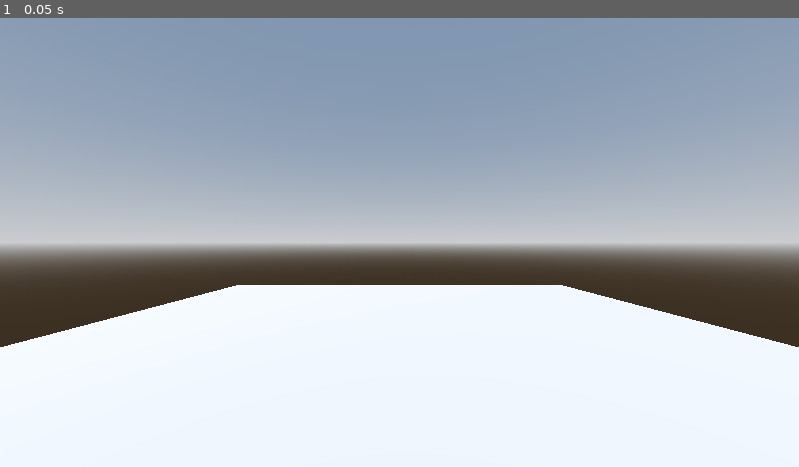
Above: before the commit, frame 1.
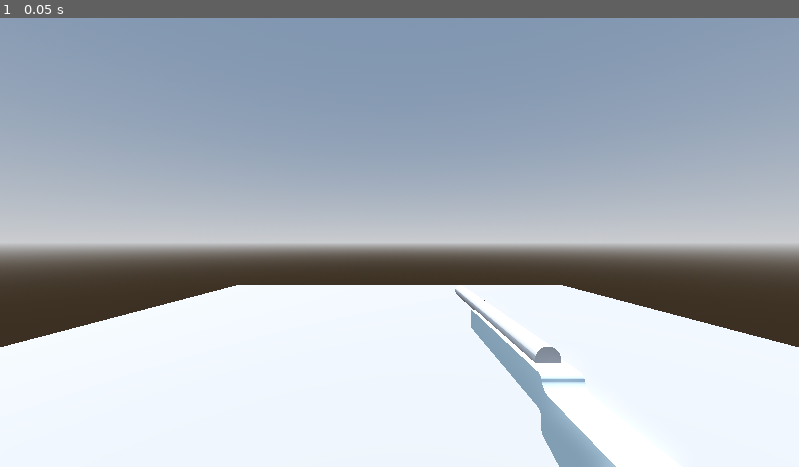
Above: after the commit, the same moment.

Repository: DataRange/game-jam-prep
Game: Godot game, scene res://Scenes/world.tscn
Same seed, same stepped clock (60 frames per second), same inputs: the game is played once before the commit and once after it.
Inputs:
- Up to frame 1 (0.05 s): no input

The runs differ from the first frame. In frame 1, 1.6% of the frame differs, in the area x 56-78%, y 60-100%.

Commit message:
added gun model

Diff:
--- a/Prefabs/player.tscn
+++ b/Prefabs/player.tscn
@@ -1,4 +1,6 @@
-[gd_scene load_steps=2 format=3 uid="uid://dmues6x8ijgk"]
+[gd_scene load_steps=3 format=3 uid="uid://dmues6x8ijgk"]
+
+[ext_resource type="PackedScene" uid="uid://byf5lg63ledr7" path="res://Raw Models/Gun Assembly.gltf" id="1_y6xdh"]
 
 [sub_resource type="CapsuleShape3D" id="CapsuleShape3D_3icqa"]
 
@@ -8,3 +10,6 @@
 shape = SubResource("CapsuleShape3D_3icqa")
 
 [node name="Camera3D" type="Camera3D" parent="."]
+
+[node name="Gun" parent="." instance=ExtResource("1_y6xdh")]
+transform = Transform3D(-4.37114e-08, 0, 1, 0, 1, 0, -1, 0, -4.37114e-08, 0.25, -0.4, -0.275)
Not shown, added: Raw Models/Gun Assembly.gltf
Not shown, added: Raw Models/Gun Assembly.gltf.import
